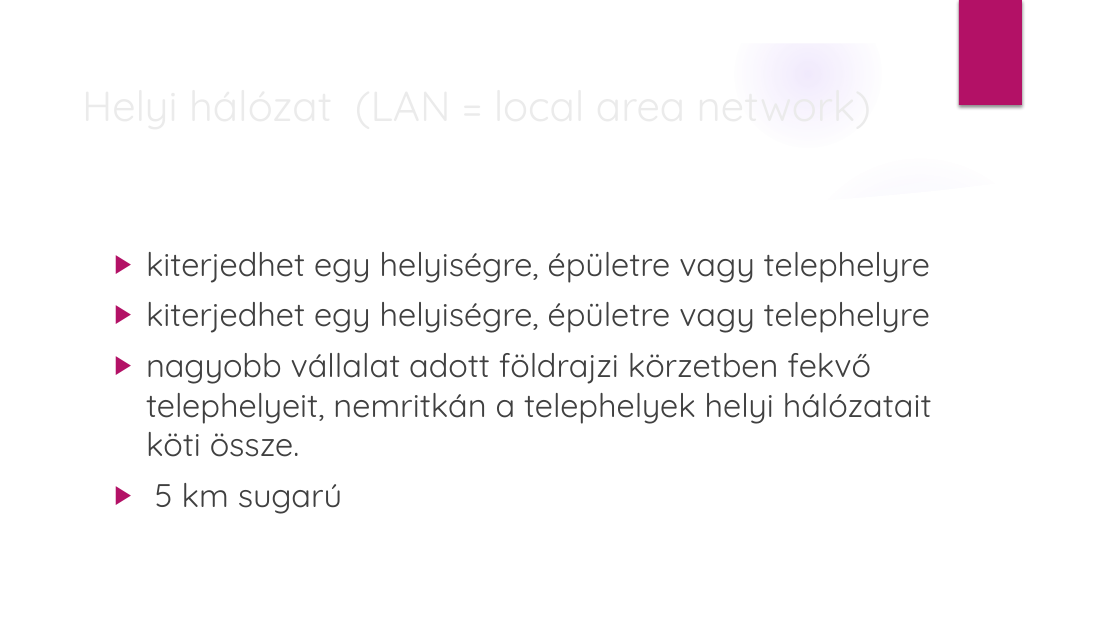
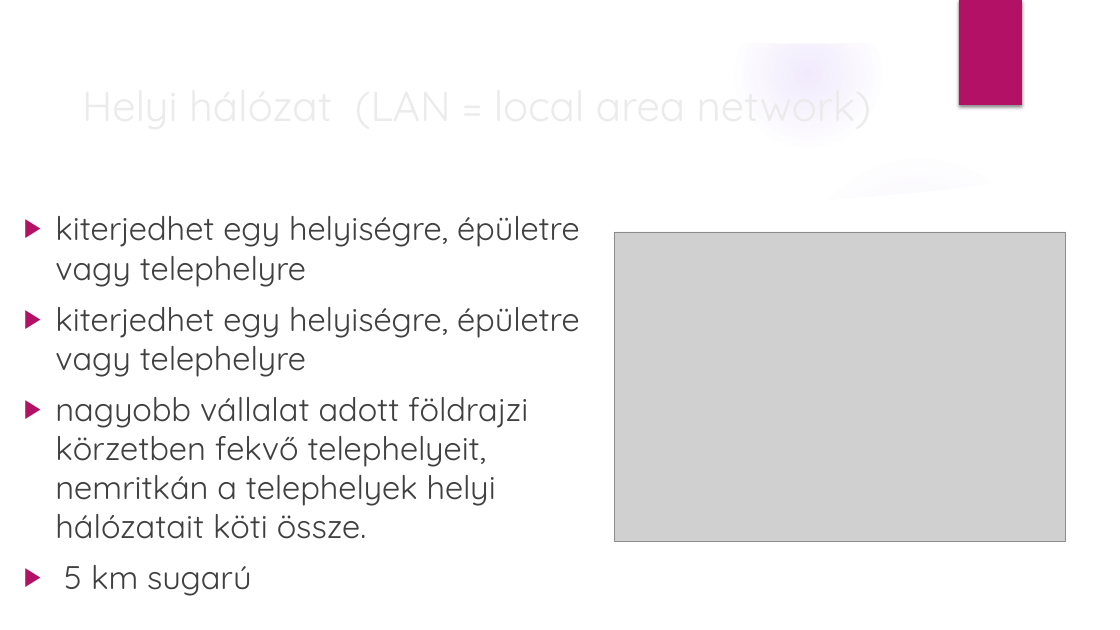
Before and after one commit to TeRdIkZaLan/Terdik-Zal-n-PPT, a slide deck: slide 5 of Hálózatok.pptx. Drawn at 1120x630 pixels with LibreOffice and Linux fonts; fonts in the diff are those of the drawing; grey boxes stand for pictures; background and template pictures are left out. Boxes give left, top, right and bottom in pixels: in the first picture for what was removed or moved away, otherwise in the second. Text is boxed around its words. In the diff, an @@ line names an element or a change of style, - is before the commit and + after.

```diff
--- a/Hálózatok.pptx
+++ b/Hálózatok.pptx
@@ text "kiterjedhet egy helyiségre, épületre vagy ..." rewrapped from box(146, 252, 932, 514) to box(55, 216, 580, 596) @@
@@ picture added at box(615, 232, 1066, 541) @@
```
Also in this commit, not shown: 5 other slides changed.
